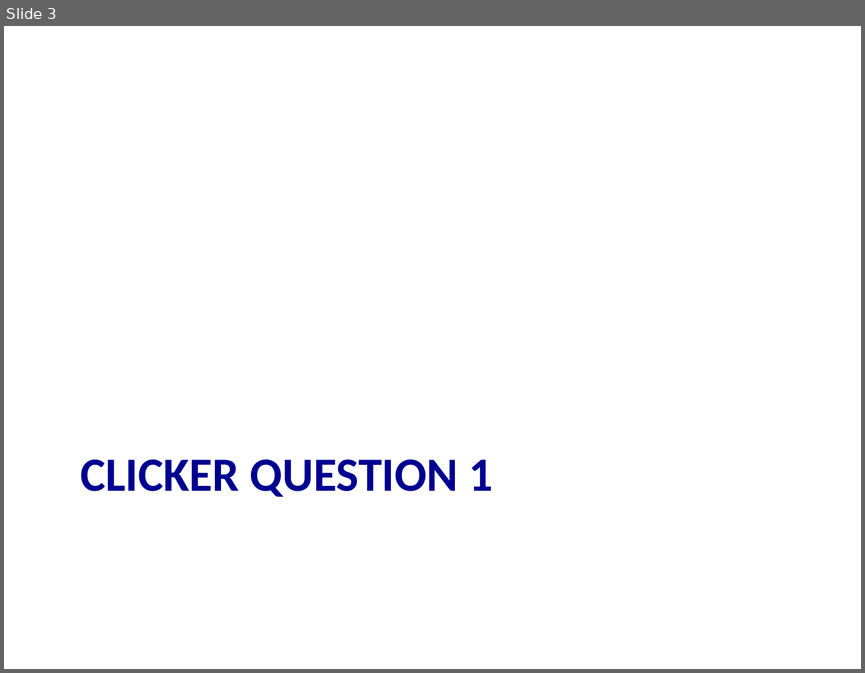
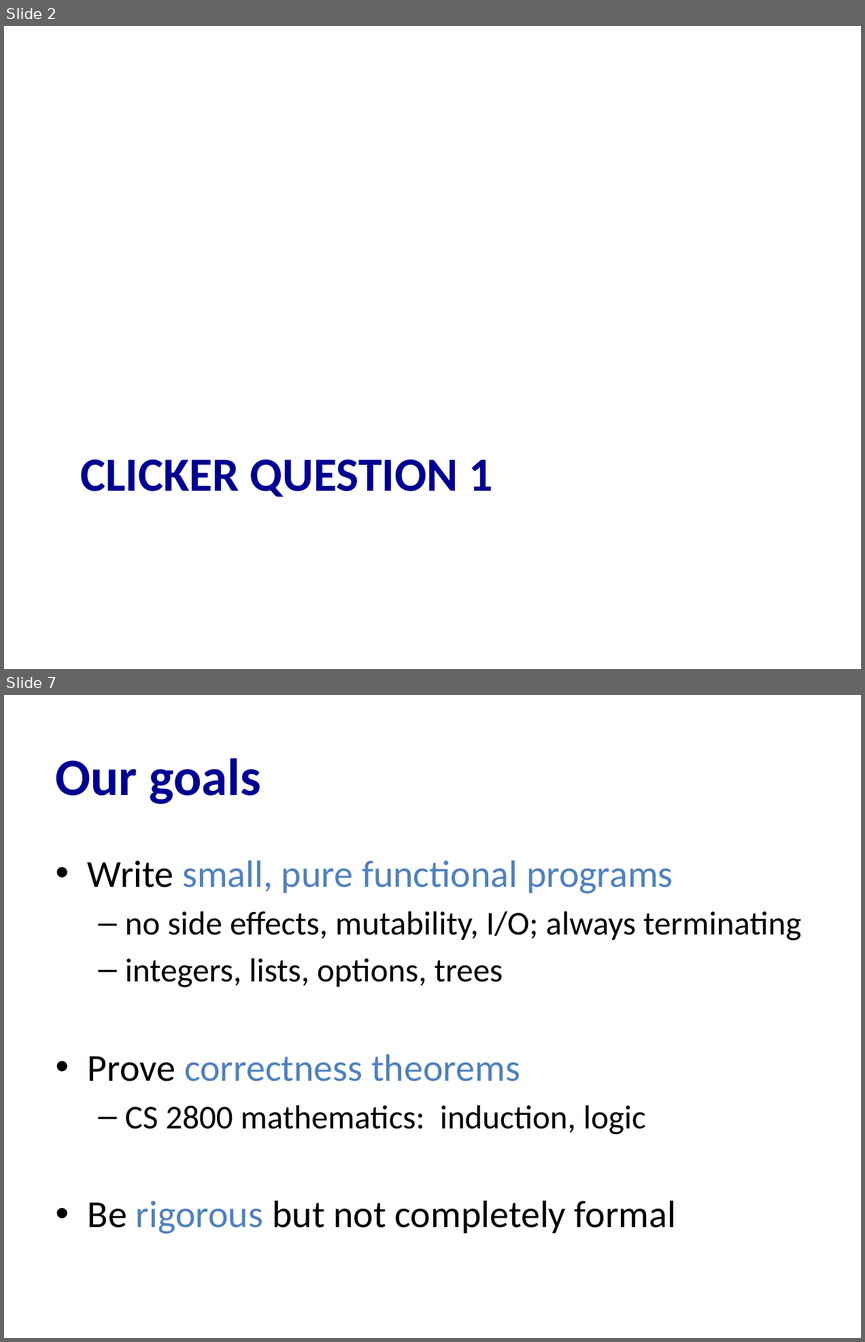
Before and after one commit to cs3110/materials-2019fa, a slide deck: 20-proofs/lec.pptx. Shown one above the other, each under a label of ours: slide 3 before the commit, slides 2 and 7 after it; the slides between them are not shown. The pictures are 865x673 and 865x1342 pixels, drawn with LibreOffice and Linux fonts; fonts in the diff are those of the drawing. Boxes give left, top, right and bottom in pixels: in the first picture for what was removed or moved away, otherwise in the second. Text is boxed around its words. In the diff, an @@ line names an element or a change of style, - is before the commit and + after.

Commit message:
Correct lecture slides: lec20 instead of lec21

```diff
--- a/20-proofs/lec.pptx
+++ b/20-proofs/lec.pptx
@@ slide 7 added at (x1=4, y1=695, x2=861, y2=1338), background #FFFFFF @@
@@ title added at (x1=56, y1=758, x2=262, y2=804), 44 pt, text #000090, bold @@
+Our goals
@@ text added at (x1=88, y1=860, x2=801, y2=1234), 28 pt, text #000000 @@
+• Write small, pure functional programs
+  – no side effects, mutability, I/O; always terminating
+  – integers, lists, options, trees
+• Prove correctness theorems
+  – CS 2800 mathematics: induction, logic
+• Be rigorous but not completely formal
@@ what was slide 3 is now slide 2 @@
```
Also in this commit, not shown: 4 slides changed, 27 other slides added, 16 slides removed, 1 other file.
